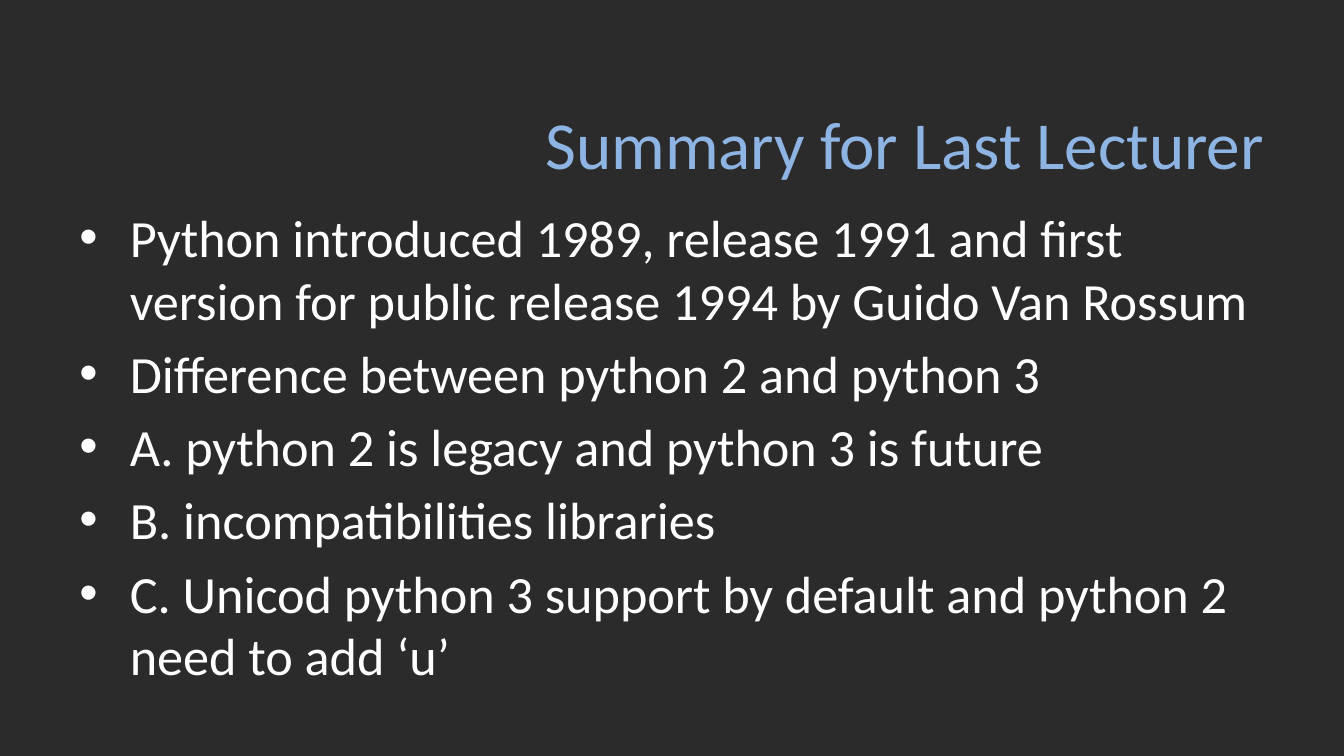
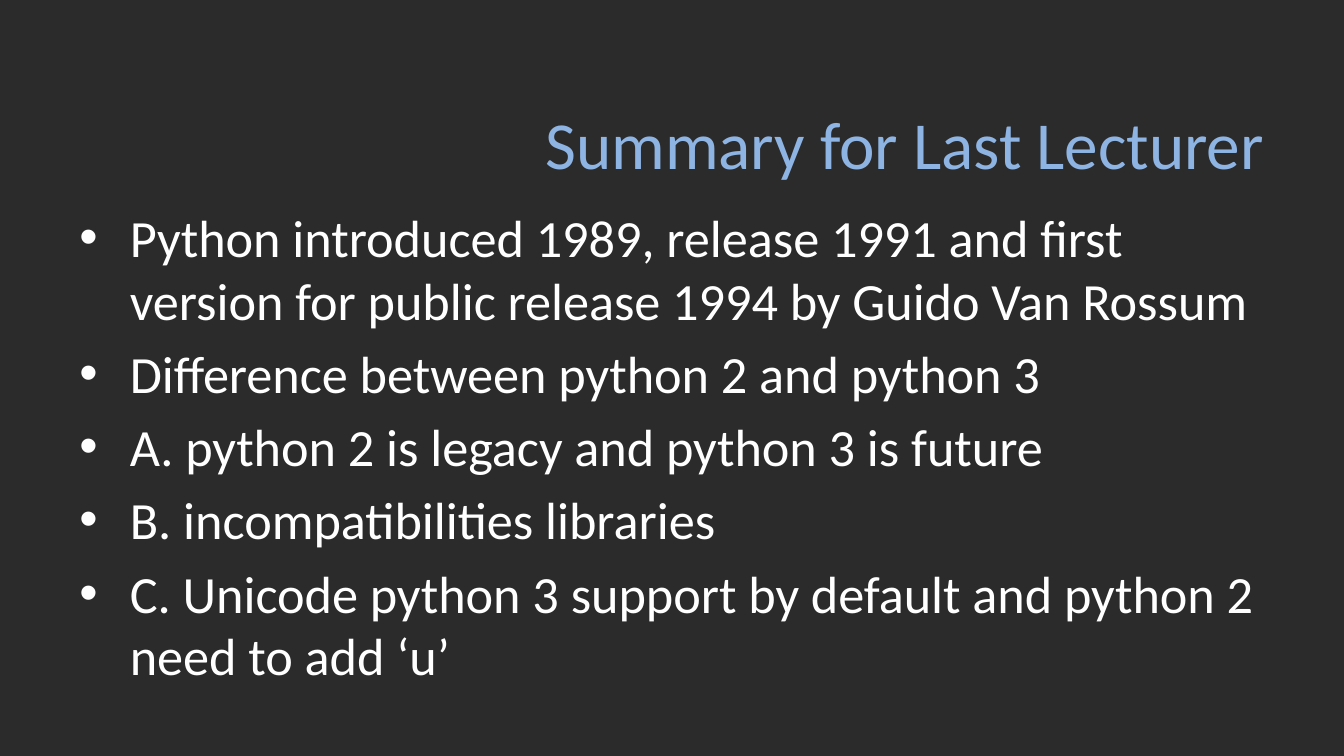
Before and after one commit to zakariahujale/python, a slide deck: slide 18 of unit1part1.pptx. Drawn at 1344x756 pixels with LibreOffice and Linux fonts; fonts in the diff are those of the drawing; background and template pictures are left out; a plain dark background stands for a picture behind light text. Boxes give left, top, right and bottom in pixels: in the first picture for what was removed or moved away, otherwise in the second. Text is boxed around its words. In the diff, an @@ line names an element or a change of style, - is before the commit and + after.

```diff
--- a/unit1part1.pptx
+++ b/unit1part1.pptx
@@ text at [130,576,1253,676]: text changed @@
-• C. Unicod python 3 support by default and python 2 need to add ‘u’
+• C. Unicode python 3 support by default and python 2 need to add ‘u’
```
Also in this commit, not shown: 1 other file.
